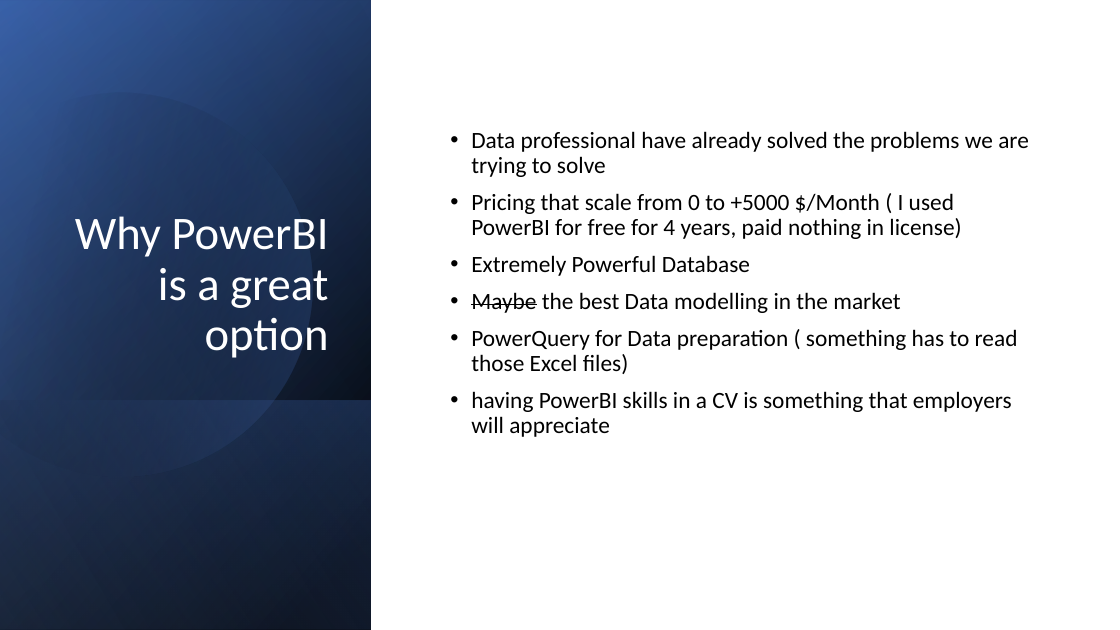
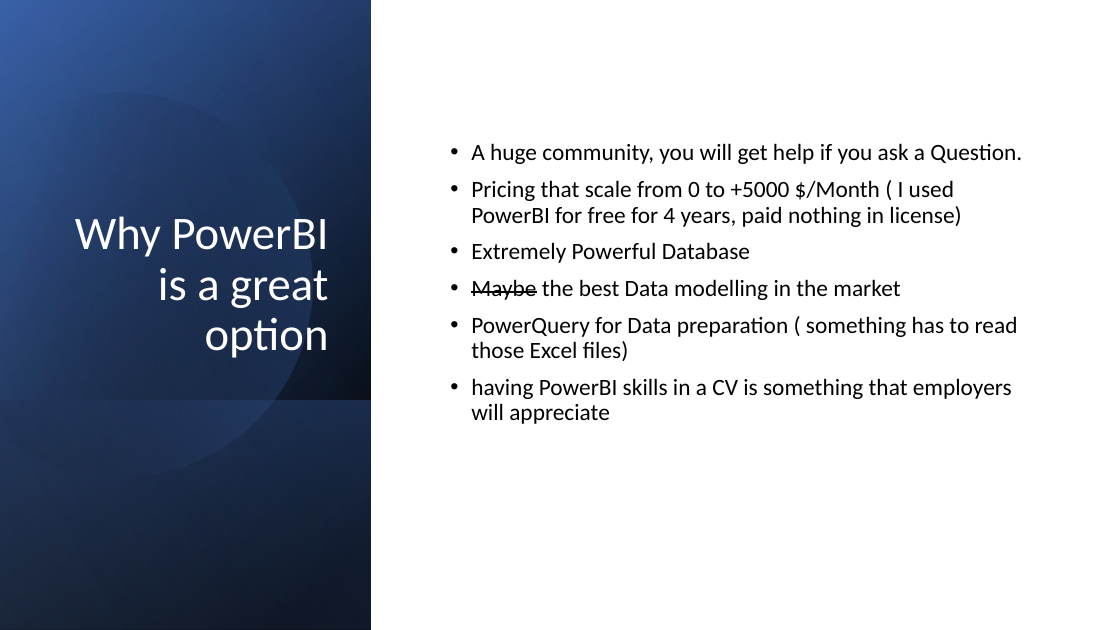
Before and after one commit to djouallah/projectcontrolpresentation, a slide deck: slide 5 of PowerBI as an integration tool in Project Controls.pptx (slide 4 before the commit). Drawn at 1120x630 pixels with LibreOffice and Linux fonts; fonts in the diff are those of the drawing. Boxes give left, top, right and bottom in pixels: in the first picture for what was removed or moved away, otherwise in the second. Text is boxed around its words. In the diff, an @@ line names an element or a change of style, - is before the commit and + after.

```diff
--- a/PowerBI as an integration tool in Project Controls.pptx
+++ b/PowerBI as an integration tool in Project Controls.pptx
@@ text at (471,143,1022,164): text changed @@
-• Data professional have already solved the problems we are trying to solve
+• A huge community, you will get help if you ask a Question.
```
Also in this commit, not shown: 2 other slides changed, 1 slide added, 1 slide removed, 1 other file.
